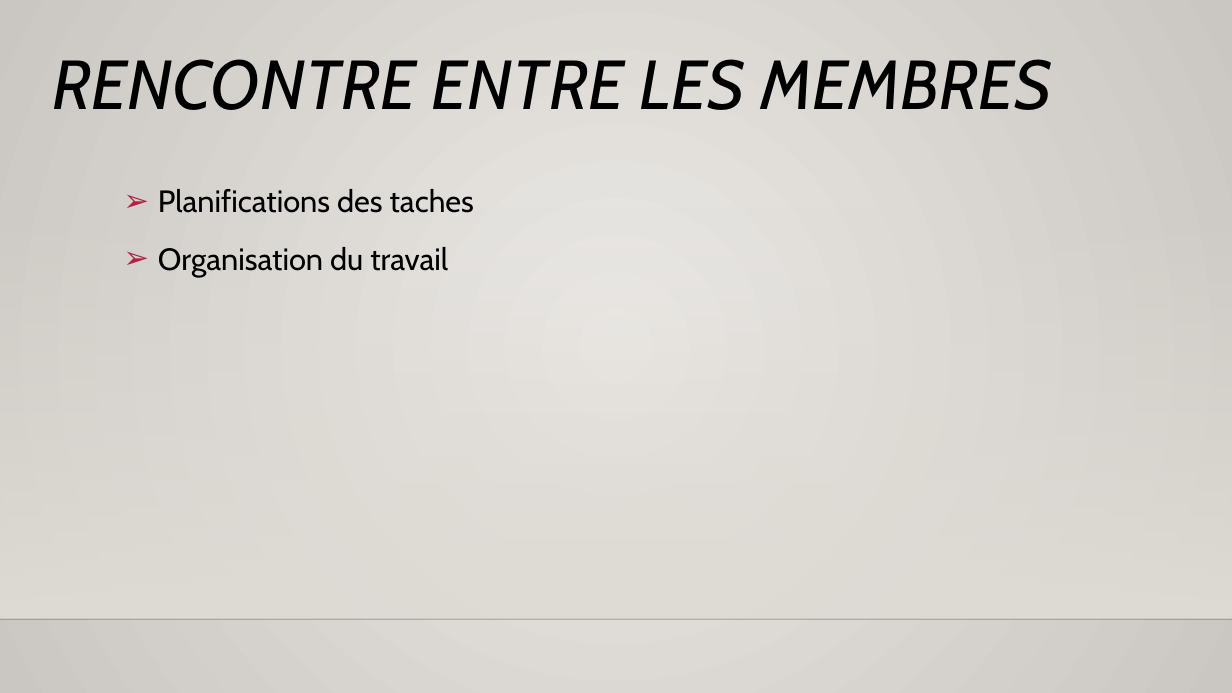
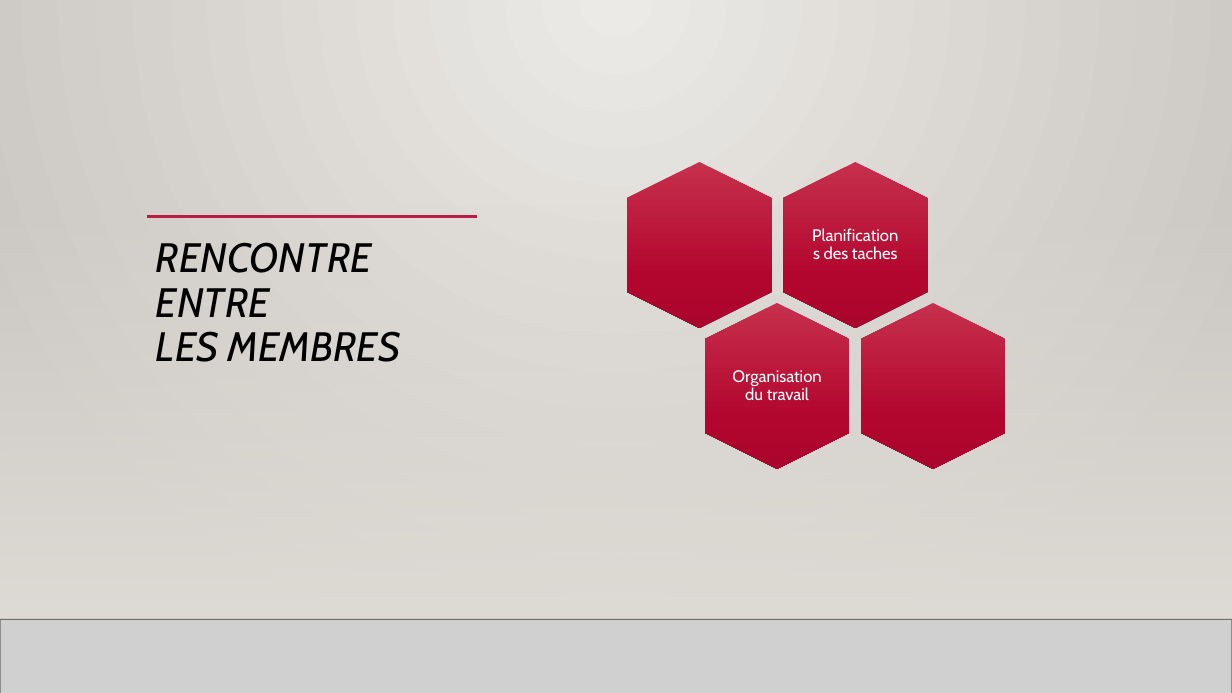
Before and after one commit to SEG2105-uottawa/seg2505-projet-equipe-a19-18, a slide deck: slide 3 of SEG 2505 Presentation.pptx. Drawn at 1232x693 pixels with LibreOffice and Linux fonts; fonts in the diff are those of the drawing; grey boxes stand for pictures; background and template pictures are left out. Boxes give left, top, right and bottom in pixels: in the first picture for what was removed or moved away, otherwise in the second. Text is boxed around its words. In the diff, an @@ line names an element or a change of style, - is before the commit and + after.

```diff
--- a/SEG 2505 Presentation.pptx
+++ b/SEG 2505 Presentation.pptx
@@ rectangle added at <box>0,0,1232,693</box>, fill gradient #ECEAE7 to #CAC7C1 @@
@@ rectangle added at <box>0,204,1232,619</box>, fill gradient #DFDBD5 @@
@@ text removed at <box>158,189,474,276</box> @@
-➢ Planifications des taches
-➢ Organisation du travail
@@ title "RENCONTRE ENTRE LES MEMBRES": place and size @@
-title "RENCONTRE ENTRE LES MEMBRES" at <box>53,59,1051,110</box>
+title "RENCONTRE ENTRE LES MEMBRES" at <box>156,242,400,362</box>
@@ title "RENCONTRE ENTRE LES MEMBRES" at <box>156,242,400,362</box>: size 54 to 32 pt @@
@@ line added from (147, 217) to (478, 217), #B71E42 2.5 pt @@
@@ group added at <box>628,162,1006,470</box>: 4 hexagons, 2 texts @@
+Planifications des taches
+Organisation du travail
@@ picture added at <box>0,619,1232,693</box> @@
@@ line added from (0, 619) to (1232, 619), #000001 1 pt @@
```
Also in this commit, not shown: 1 other slide changed, 2 other files.
